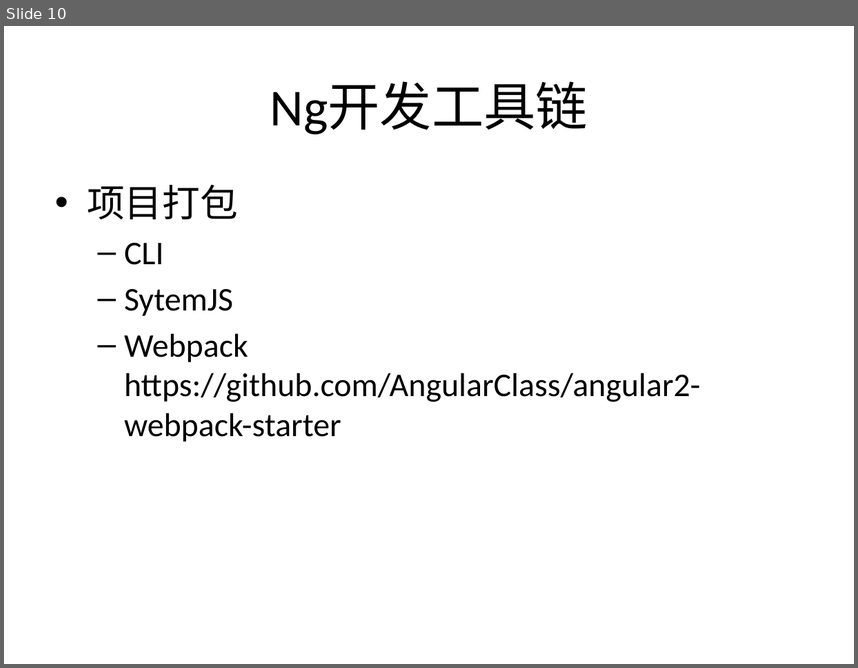
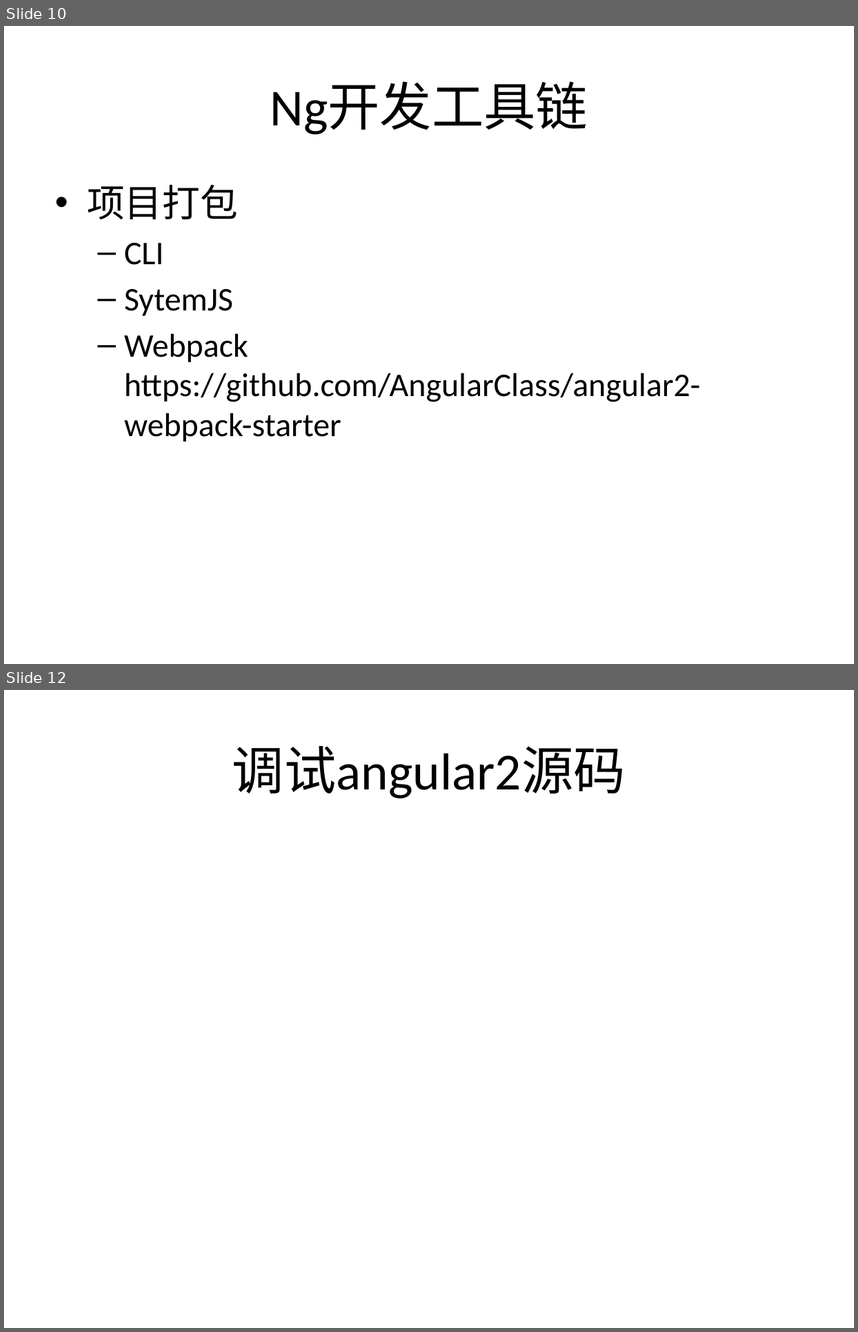
Before and after one commit to jasonLiu001/ng-study-ppt-files, a slide deck: files/Angular2.pptx. Shown one above the other, each under a label of ours: slide 10 before the commit, slides 10 and 12 after it; the slides between them are not shown. The pictures are 858x668 and 858x1332 pixels, drawn with LibreOffice and Linux fonts; fonts in the diff are those of the drawing. Boxes give left, top, right and bottom in pixels: in the first picture for what was removed or moved away, otherwise in the second. Text is boxed around its words. In the diff, an @@ line names an element or a change of style, - is before the commit and + after.

```diff
--- a/files/Angular2.pptx
+++ b/files/Angular2.pptx
@@ slide 12 added at (4,690,854,1328), background #CBE9CF @@
@@ title added at (232,746,626,798), 44 pt, text #000000 @@
+调试angular2源码
```
Also in this commit, not shown: 5 other slides added.
